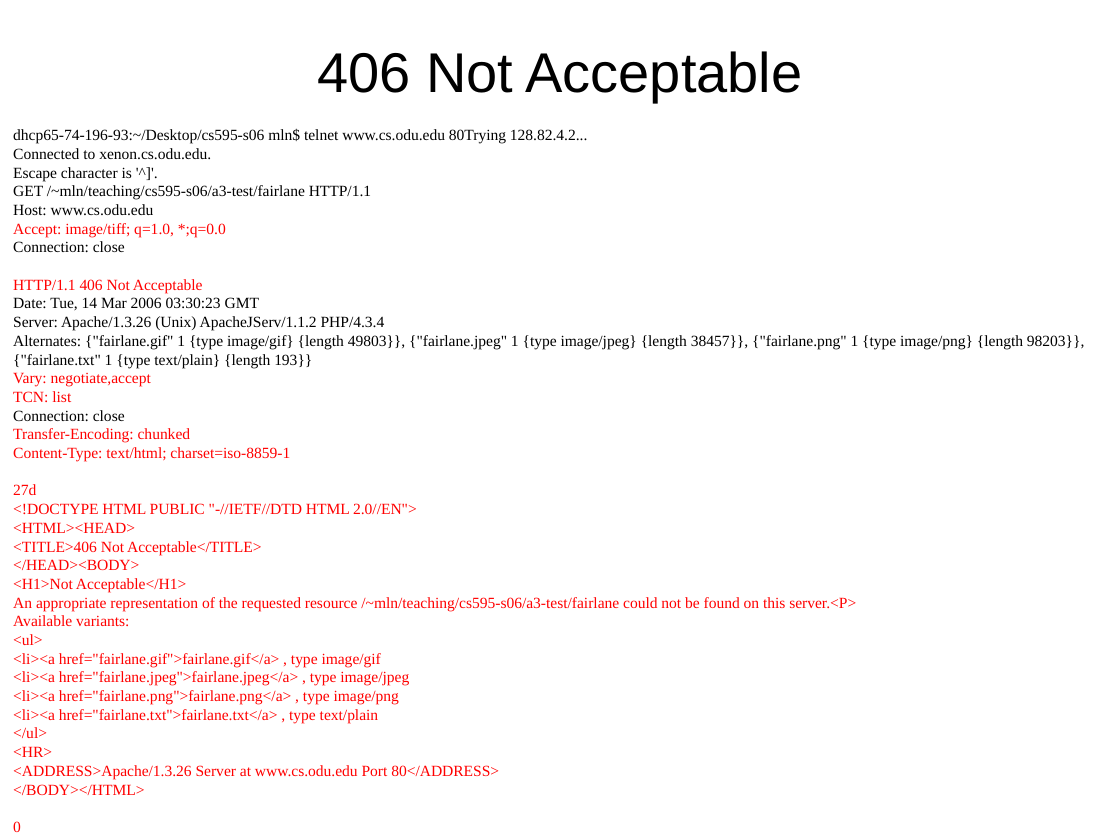
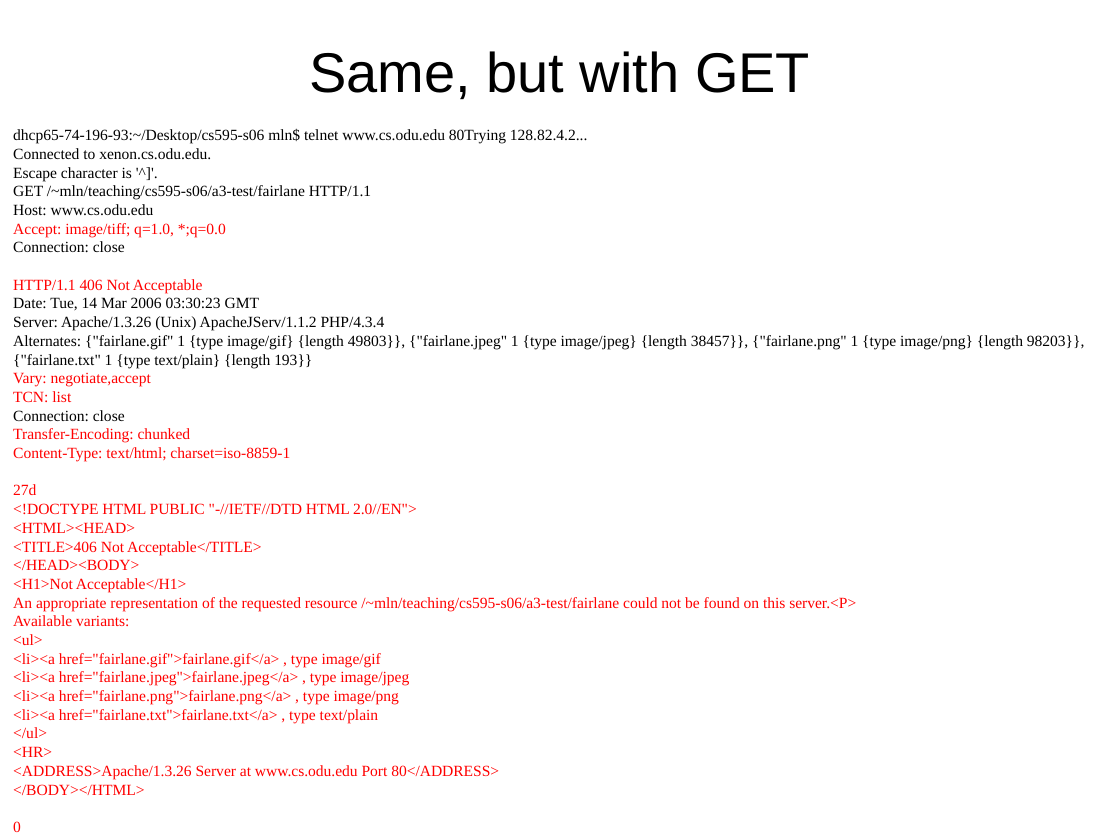
Before and after one commit to phonedude/cs531-f18, a slide deck: slide 23 of slides/week-09-content-negotiation.ppt. Drawn at 1120x840 pixels with LibreOffice and Linux fonts; fonts in the diff are those of the drawing. Boxes give left, top, right and bottom in pixels: in the first picture for what was removed or moved away, otherwise in the second. Text is boxed around its words. In the diff, an @@ line names an element or a change of style, - is before the commit and + after.

```diff
--- a/slides/week-09-content-negotiation.ppt
+++ b/slides/week-09-content-negotiation.ppt
@@ title at [309,51,810,100]: text changed @@
-406 Not Acceptable
+Same, but with GET
```
Also in this commit, not shown: 17 other slides changed, 1 slide added.
